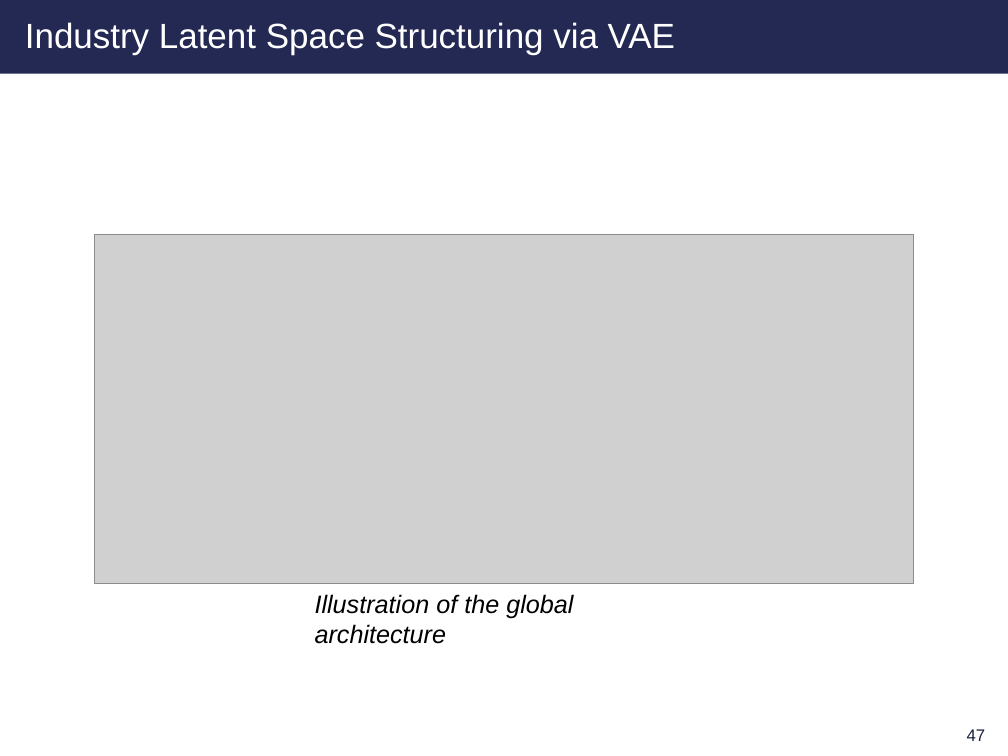
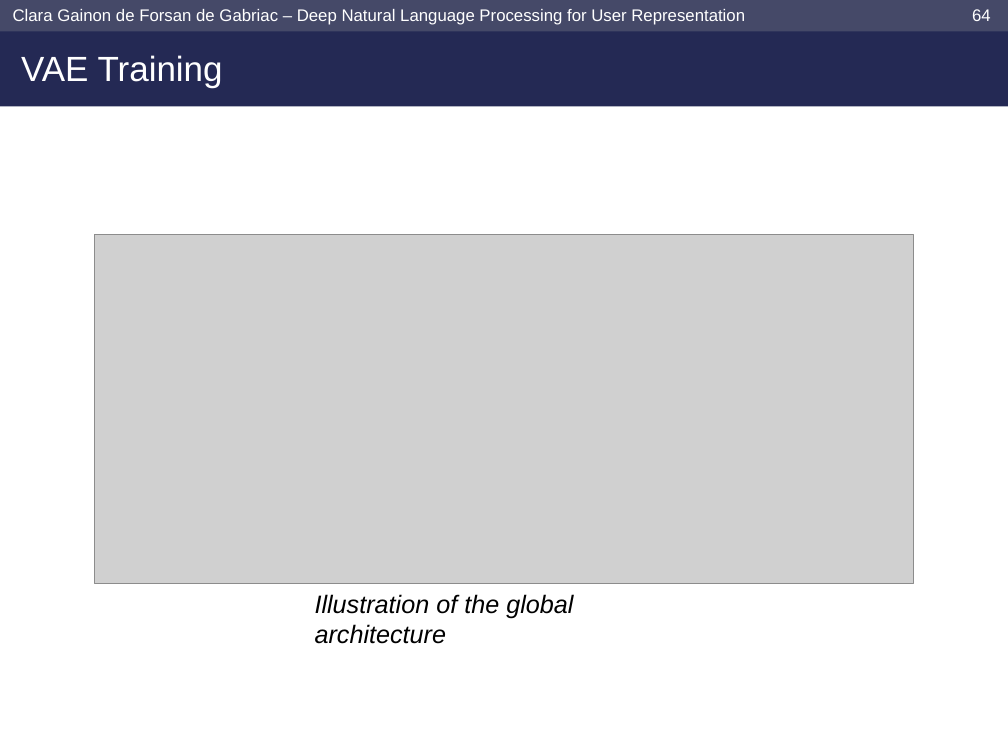
Before and after one commit to clara-gdef/defense, a slide deck: slide 65 of defense.pptx (slide 48 before the commit). Drawn at 1008x756 pixels with LibreOffice and Linux fonts; fonts in the diff are those of the drawing; grey boxes stand for pictures; background and template pictures are left out. Boxes give left, top, right and bottom in pixels: in the first picture for what was removed or moved away, otherwise in the second. Text is boxed around its words. In the diff, an @@ line names an element or a change of style, - is before the commit and + after.

```diff
--- a/defense.pptx
+++ b/defense.pptx
@@ rectangle: place and size @@
-rectangle at <box>0,0,1008,74</box>
+rectangle at <box>0,0,1008,106</box>
@@ rectangle added at <box>0,0,1008,31</box>, fill #454968 @@
@@ text added at <box>13,9,745,25</box>, 12 pt, text #FFFFFF @@
+Clara Gainon de Forsan de Gabriac – Deep Natural Language Processing for User Representation
@@ page number added at <box>972,9,991,21</box>, 12 pt, text #FFFFFF @@
+64
@@ title at <box>21,55,223,88</box>: text changed @@
-Industry Latent Space Structuring via VAE
+VAE Training
@@ page number removed at <box>967,729,986,741</box> @@
-47
```
Also in this commit, not shown: 20 other slides changed, 9 slides added, 3 slides removed.
